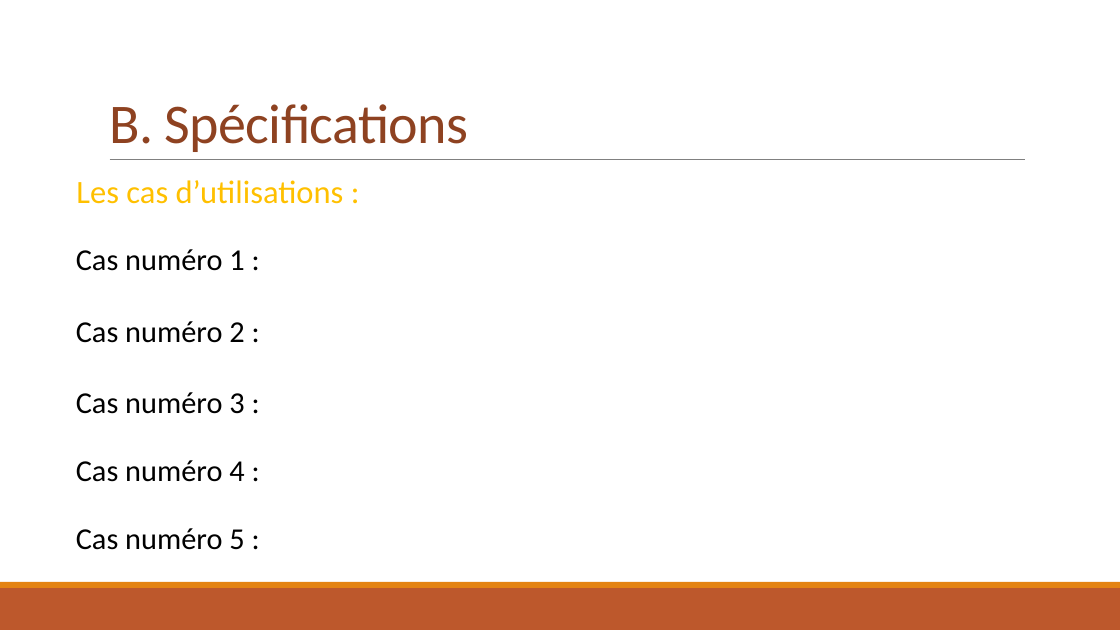
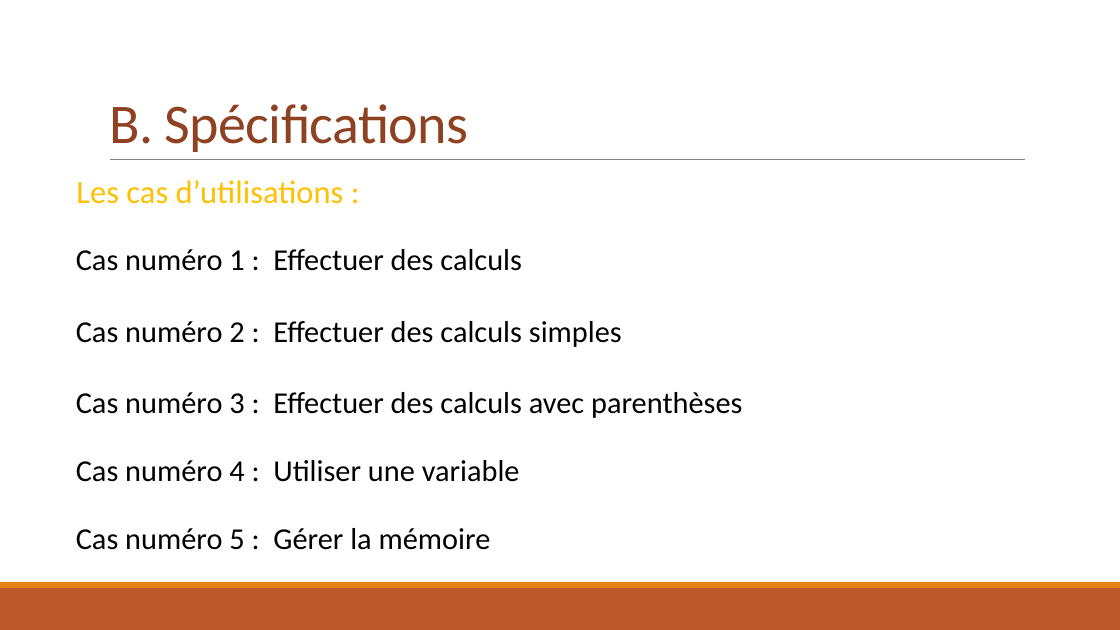
Before and after one commit to Vinvin2/Calculatrice, a slide deck: slide 14 of ProjetS2/Dossier-Manuel-Presentation/PresentationProjetS2.pptx. Drawn at 1120x630 pixels with LibreOffice and Linux fonts; fonts in the diff are those of the drawing. Boxes give left, top, right and bottom in pixels: in the first picture for what was removed or moved away, otherwise in the second. Text is boxed around its words. In the diff, an @@ line names an element or a change of style, - is before the commit and + after.

```diff
--- a/ProjetS2/Dossier-Manuel-Presentation/PresentationProjetS2.pptx
+++ b/ProjetS2/Dossier-Manuel-Presentation/PresentationProjetS2.pptx
@@ text at (76,249,742,550): text changed @@
-        Cas numéro 1 :
-        Cas numéro 2 :
-        Cas numéro 3 :
-        Cas numéro 4 :
-        Cas numéro 5 :
+        Cas numéro 1 : Effectuer des calculs
+        Cas numéro 2 : Effectuer des calculs simples
+        Cas numéro 3 : Effectuer des calculs avec parenthèses
+        Cas numéro 4 : Utiliser une variable
+        Cas numéro 5 : Gérer la mémoire
```
Also in this commit, not shown: 1 other slide changed, 1 slide added, 1 slide removed, 1 other file.
